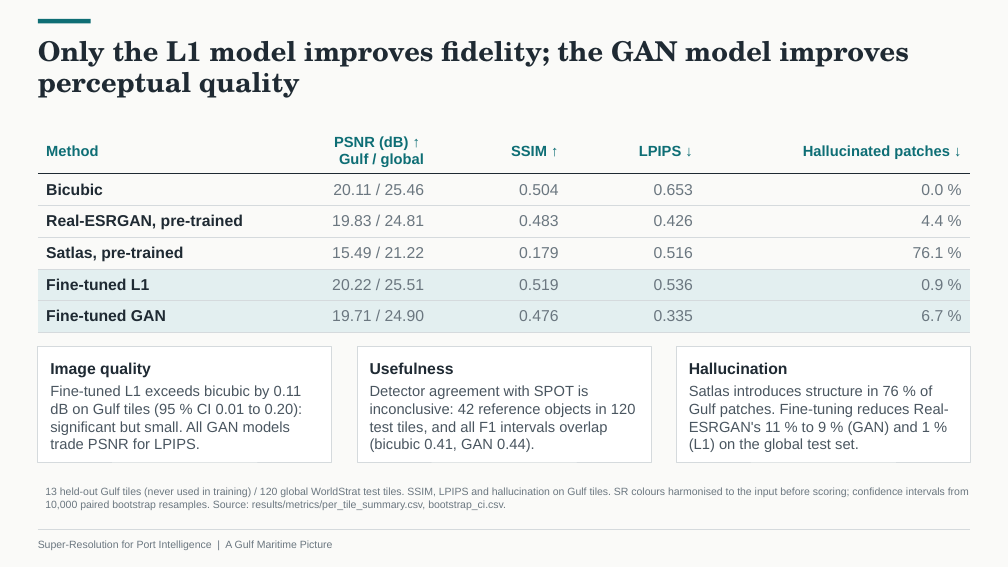
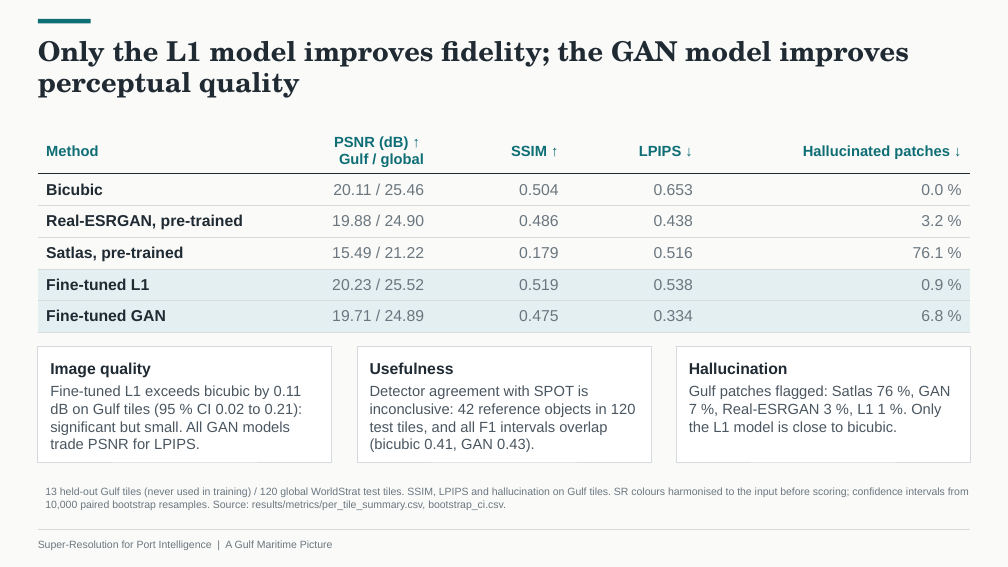
Before and after one commit to JordanManoj/gulf-port-superresolution, a slide deck: slide 7 of presentation/Super-Resolution_for_Port_Intelligence.pptx. Drawn at 1008x567 pixels with LibreOffice and Linux fonts; fonts in the diff are those of the drawing. Boxes give left, top, right and bottom in pixels: in the first picture for what was removed or moved away, otherwise in the second. Text is boxed around its words. In the diff, an @@ line names an element or a change of style, - is before the commit and + after.

Commit message:
Final evaluation (24 px overlap): README and deck with final numbers

```diff
--- a/presentation/Super-Resolution_for_Port_Intelligence.pptx
+++ b/presentation/Super-Resolution_for_Port_Intelligence.pptx
@@ table at [38,128,971,325] @@
-row 3: Real-ESRGAN, pre-trained | 19.83 / 24.81 | 0.483 | 0.426 | 4.4 %
+row 3: Real-ESRGAN, pre-trained | 19.88 / 24.90 | 0.486 | 0.438 | 3.2 %
-row 5, column 2: 20.22 / 25.51
+row 5, column 2: 20.23 / 25.52
-row 5, column 4: 0.536
+row 5, column 4: 0.538
-row 6: Fine-tuned GAN | 19.71 / 24.90 | 0.476 | 0.335 | 6.7 %
+row 6: Fine-tuned GAN | 19.71 / 24.89 | 0.475 | 0.334 | 6.8 %
@@ text in rectangle at [50,385,303,449]: text changed @@
-Fine-tuned L1 exceeds bicubic by 0.11 dB on Gulf tiles (95 % CI 0.01 to 0.20): significant but small. All GAN models trade PSNR for LPIPS.
+Fine-tuned L1 exceeds bicubic by 0.11 dB on Gulf tiles (95 % CI 0.02 to 0.21): significant but small. All GAN models trade PSNR for LPIPS.
@@ text in rectangle at [370,385,636,452]: text changed @@
-Detector agreement with SPOT is inconclusive: 42 reference objects in 120 test tiles, and all F1 intervals overlap (bicubic 0.41, GAN 0.44).
+Detector agreement with SPOT is inconclusive: 42 reference objects in 120 test tiles, and all F1 intervals overlap (bicubic 0.41, GAN 0.43).
@@ text in rectangle at [689,385,951,432]: text changed @@
-Satlas introduces structure in 76 % of Gulf patches. Fine-tuning reduces Real-ESRGAN's 11 % to 9 % (GAN) and 1 % (L1) on the global test set.
+Gulf patches flagged: Satlas 76 %, GAN 7 %, Real-ESRGAN 3 %, L1 1 %. Only the L1 model is close to bicubic.
```
Also in this commit, not shown: 3 other slides changed, 31 other files.
